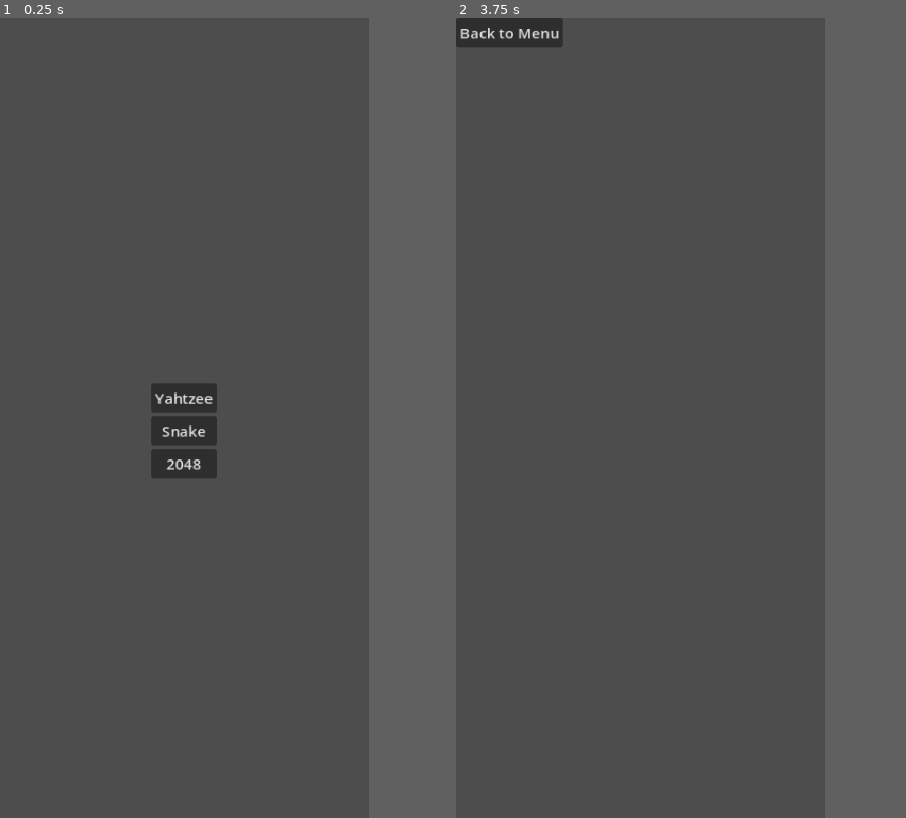
Above: before the commit, frames 1-2 (left to right).
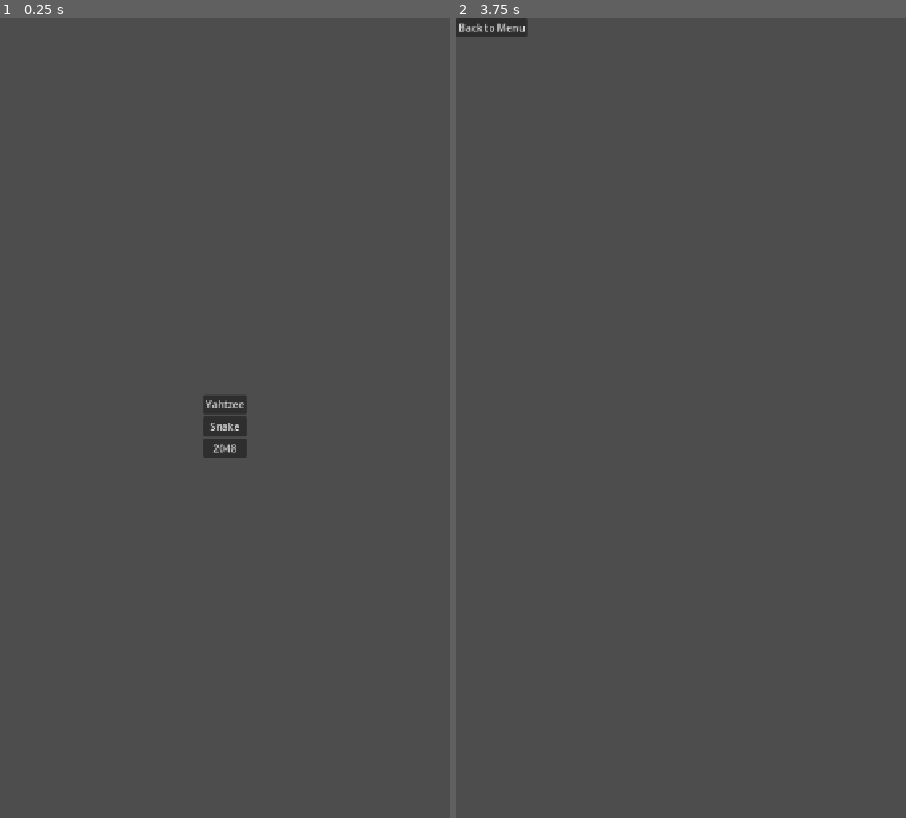
Above: after the commit, the same moments.

Repository: lma812/OfflineClassics
Game: Godot game, scene res://main_menu.tscn
Two runs of this game, one before a commit and one after it. Both use one fixed random seed, a clock stepped at 60 frames per second and the inputs below.
Inputs:
- Up to frame 1 (0.25 s): no input
- Up to frame 2 (3.75 s): click "Yahtzee" at 0.5 s; click "Back to Menu" at 1.25 s; click "Snake" at 2 s; click "2048" at 2.75 s; click "Yahtzee" at 3.5 s
In our replay, the window is 369x800 before the commit and 450x800 after it. These sizes can differ from the game's own. Grey fills any space a smaller window leaves; there, only what the larger window draws over its background counts as a difference.

The runs differ from the first frame. In frame 1, 1.7% of the frame differs, in the area x 33-55%, y 45-58%; in frame 2, 0.6%.

Commit message:
Update viewport size for the game window

Diff:
--- a/project.godot
+++ b/project.godot
@@ -21,8 +21,8 @@
 
 [display]
 
-window/size/viewport_width=393
-window/size/viewport_height=852
+window/size/viewport_width=720
+window/size/viewport_height=1280
 window/stretch/mode="canvas_items"
 window/stretch/aspect="expand"
 
